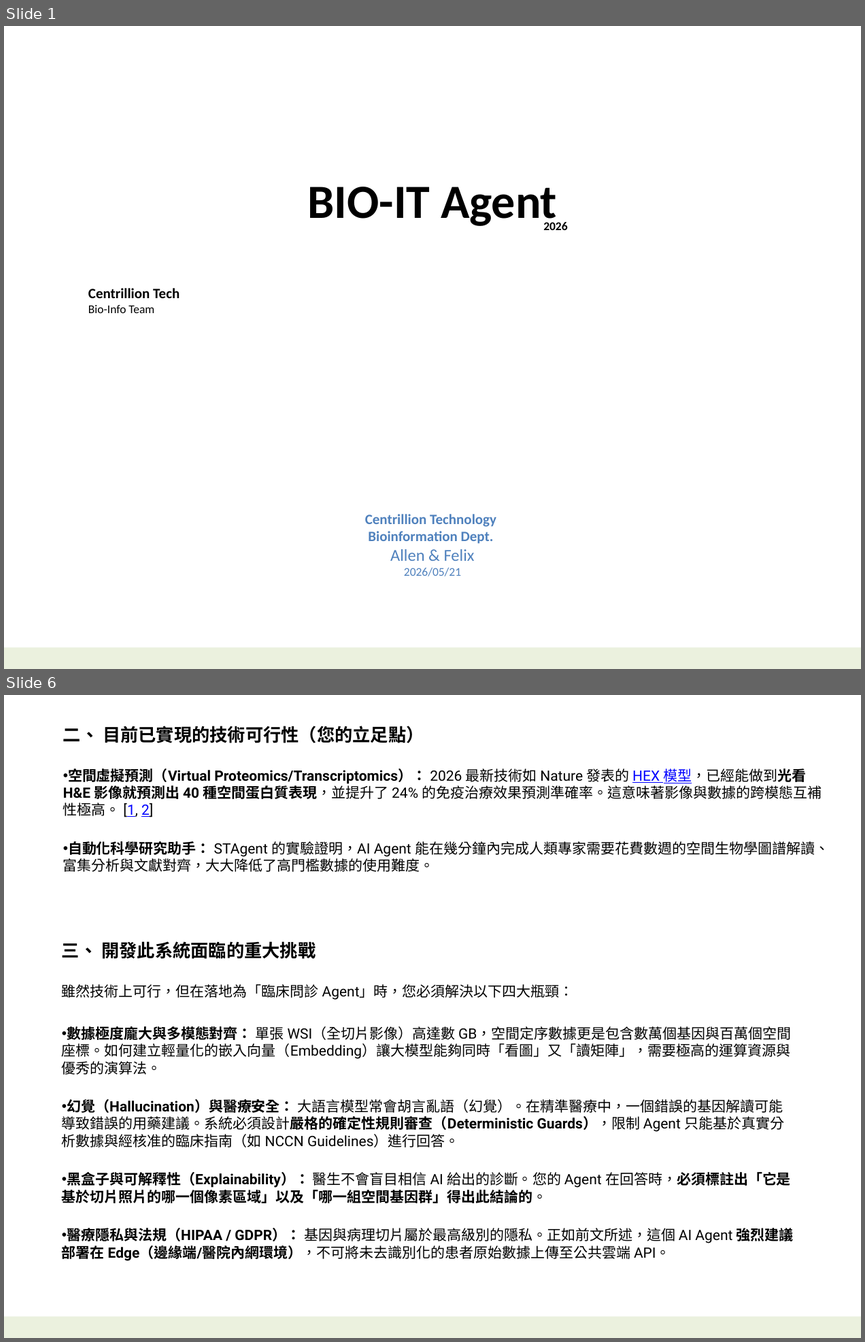
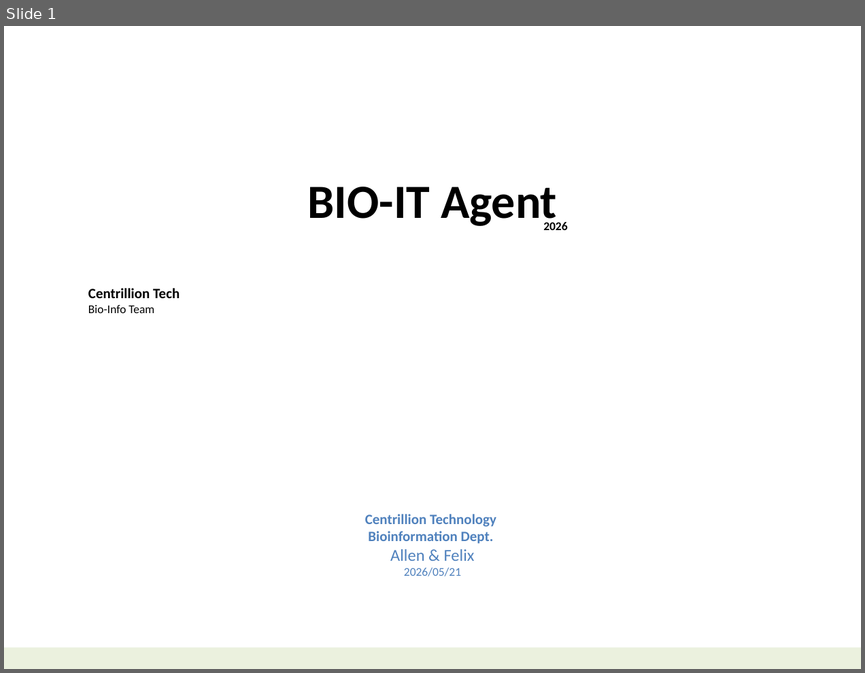
Before and after one commit to navibator/crazy-ai, a slide deck: bio-it-agent.pptx. Shown one above the other, each under a label of ours: slides 1 and 6 before the commit, slide 1 after it; the slides between them are not shown. The pictures are 865x1342 and 865x673 pixels, drawn with LibreOffice and Linux fonts; fonts in the diff are those of the drawing. Boxes give left, top, right and bottom in pixels: in the first picture for what was removed or moved away, otherwise in the second. Text is boxed around its words. In the diff, an @@ line names an element or a change of style, - is before the commit and + after.

Commit message:
bio-it agent

```diff
--- a/bio-it-agent.pptx
+++ b/bio-it-agent.pptx
@@ slide 6 removed at box(4, 695, 861, 1338), background #FFFFFF; not listed: 1 template element that a slide beside it also shows @@
@@ text removed at box(63, 726, 829, 872) @@
-二、 目前已實現的技術可行性（您的立足點）
-• 空間虛擬預測（Virtual Proteomics/Transcriptomics）： 2026 最新技術如 Nature 發表的 HEX 模型，已經能做到光看 H&E 影像就預測出 40 種空間蛋白質表現，並提升了 24% 的免疫治療效果預測準確率。這意味著影像與數據的跨模態互補性極高。 [1, 2]
-• 自動化科學研究助手： STAgent 的實驗證明，AI Agent 能在幾分鐘內完成人類專家需要花費數週的空間生物學圖譜解讀、富集分析與文獻對齊，大大降低了高門檻數據的使用難度。
@@ text removed at box(62, 941, 793, 1261) @@
-三、 開發此系統面臨的重大挑戰
-雖然技術上可行，但在落地為「臨床問診 Agent」時，您必須解決以下四大瓶頸：
-• 數據極度龐大與多模態對齊： 單張 WSI（全切片影像）高達數 GB，空間定序數據更是包含數萬個基因與百萬個空間座標。如何建立輕量化的嵌入向量（Embedding）讓大模型能夠同時「看圖」又「讀矩陣」，需要極高的運算資源與優秀的演算法。
-• 幻覺（Hallucination）與醫療安全： 大語言模型常會胡言亂語（幻覺）。在精準醫療中，一個錯誤的基因解讀可能導致錯誤的用藥建議。系統必須設計嚴格的確定性規則審查（Deterministic Guards），限制 Agent 只能基於真實分析數據與經核准的臨床指南（如 NCCN Guidelines）進行回答。
-• 黑盒子與可解釋性（Explainability）： 醫生不會盲目相信 AI 給出的診斷。您的 Agent 在回答時，必須標註出「它是基於切片照片的哪一個像素區域」以及「哪一組空間基因群」得出此結論的。
-• 醫療隱私與法規（HIPAA / GDPR）： 基因與病理切片屬於最高級別的隱私。正如前文所述，這個 AI Agent 強烈建議部署在 Edge（邊緣端/醫院內網環境），不可將未去識別化的患者原始數據上傳至公共雲端 API。
```
Also in this commit, not shown: 6 slides added, 5 other slides removed, 4 other files.
